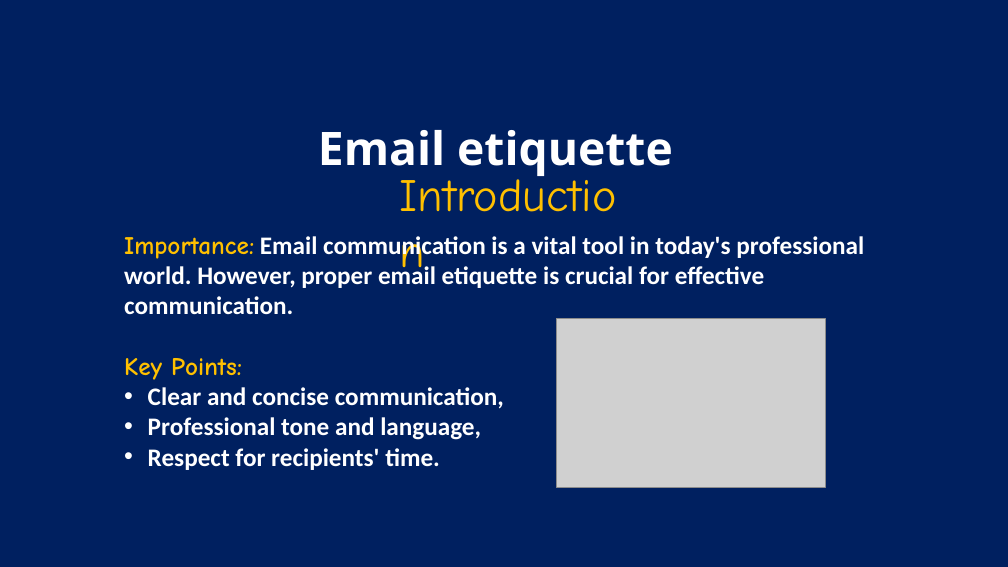
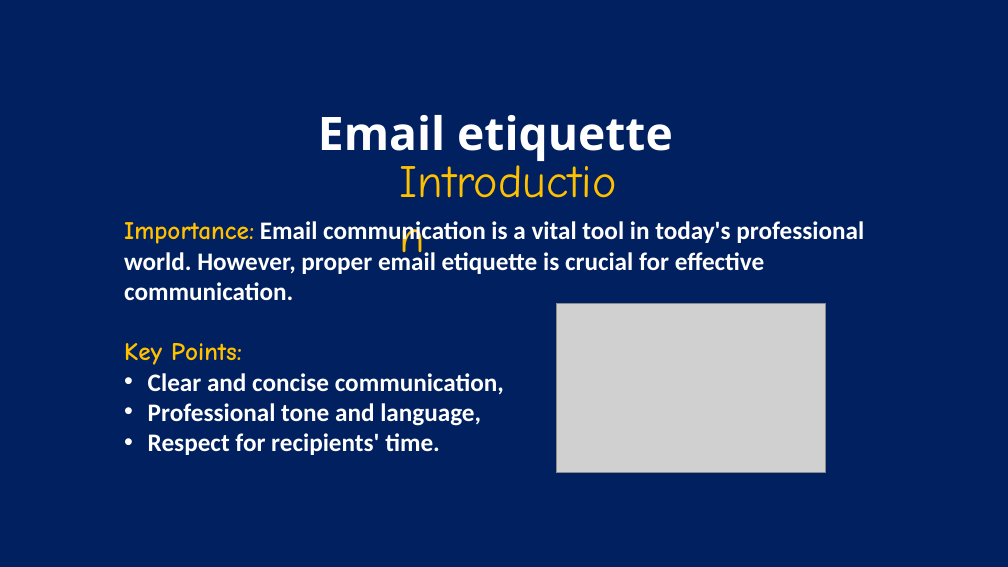
Before and after one commit to thianesh-03/Aspire-tasks, a slide deck: slide 1 of SOFT_SKILLS/ETIQUETE_PPT/email.pptx. Drawn at 1008x567 pixels with LibreOffice and Linux fonts; fonts in the diff are those of the drawing; grey boxes stand for pictures. Boxes give left, top, right and bottom in pixels: in the first picture for what was removed or moved away, otherwise in the second. Text is boxed around its words. In the diff, an @@ line names an element or a change of style, - is before the commit and + after.

Commit message:
ppt

```diff
--- a/SOFT_SKILLS/ETIQUETE_PPT/email.pptx
+++ b/SOFT_SKILLS/ETIQUETE_PPT/email.pptx
@@ 3 texts, 1 picture: place and size @@
-3 texts, 1 picture at box(124, 130, 864, 488)
+3 texts, 1 picture at box(124, 115, 864, 473)
```
